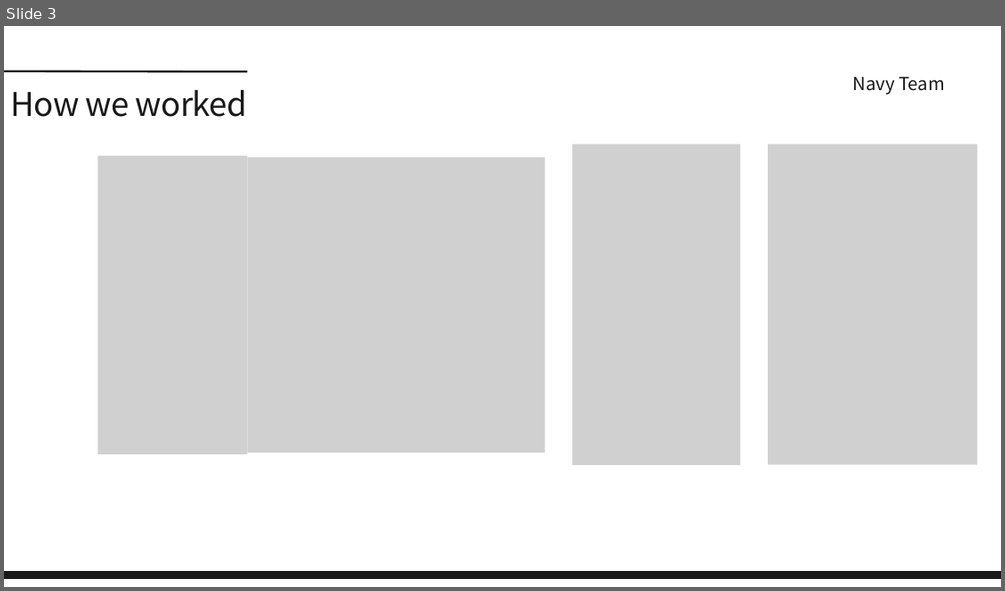
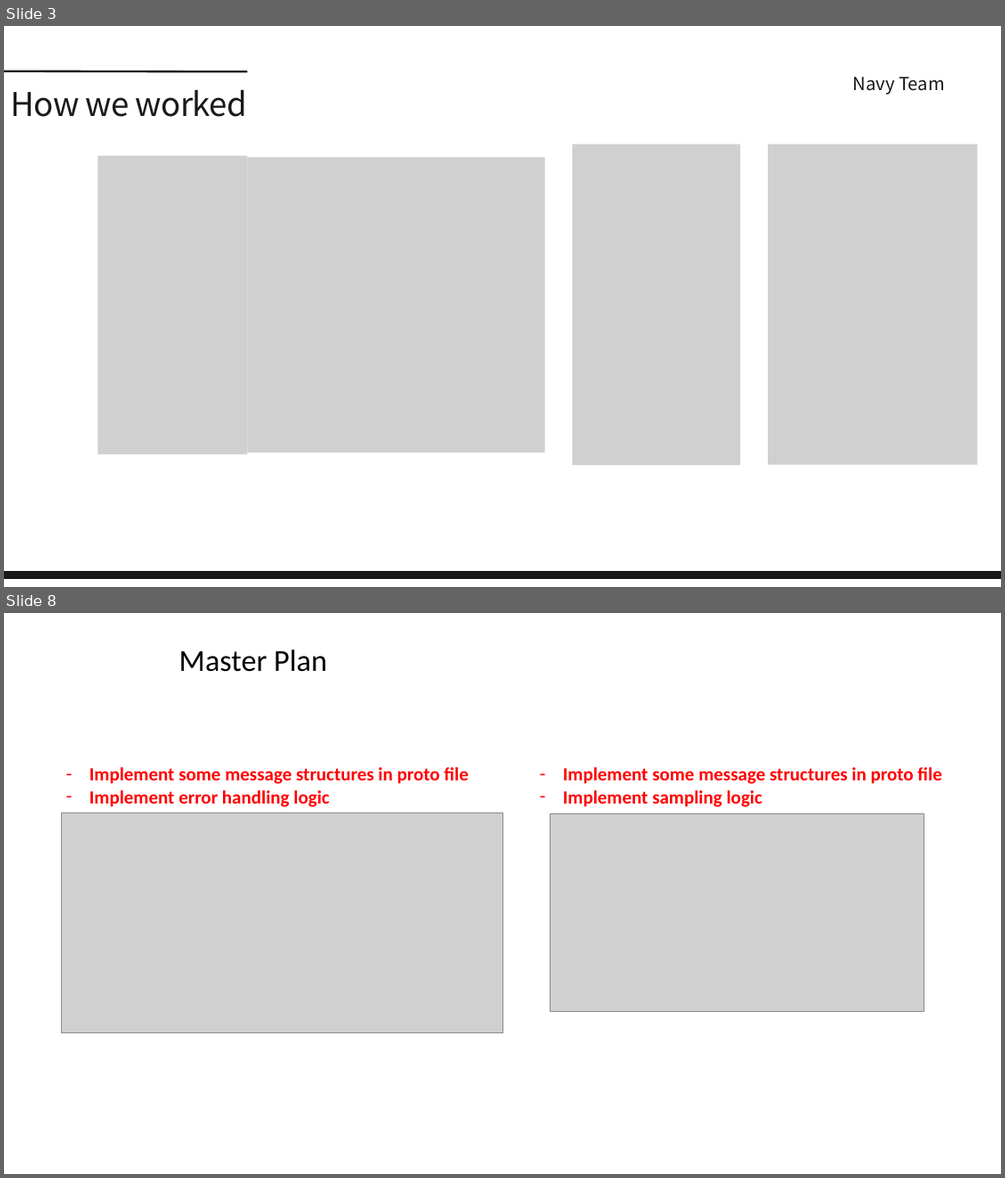
Before and after one commit to Hyunsoo1030/332project, a slide deck: Presentation.pptx. Shown one above the other, each under a label of ours: slide 3 before the commit, slides 3 and 8 after it; the slides between them are not shown. The pictures are 1005x591 and 1005x1178 pixels, drawn with LibreOffice and Linux fonts; fonts in the diff are those of the drawing; grey boxes stand for pictures. Boxes give left, top, right and bottom in pixels: in the first picture for what was removed or moved away, otherwise in the second. Text is boxed around its words. In the diff, an @@ line names an element or a change of style, - is before the commit and + after.

```diff
--- a/Presentation.pptx
+++ b/Presentation.pptx
@@ slide 8 added at (x1=4, y1=613, x2=1001, y2=1174), background #FFFFFF @@
@@ title added at (x1=179, y1=649, x2=327, y2=672), 44 pt, text #000000 @@
+Master Plan
@@ text added at (x1=89, y1=767, x2=468, y2=807), 27 pt, text #FF0000, bold @@
+– Implement some message structures in proto file
+– Implement error handling logic
@@ text added at (x1=563, y1=767, x2=941, y2=807), 27 pt, text #FF0000, bold @@
+– Implement some message structures in proto file
+– Implement sampling logic
@@ picture added at (x1=61, y1=813, x2=502, y2=1033) @@
@@ picture added at (x1=550, y1=813, x2=923, y2=1011) @@
```
Also in this commit, not shown: 4 other slides added.
